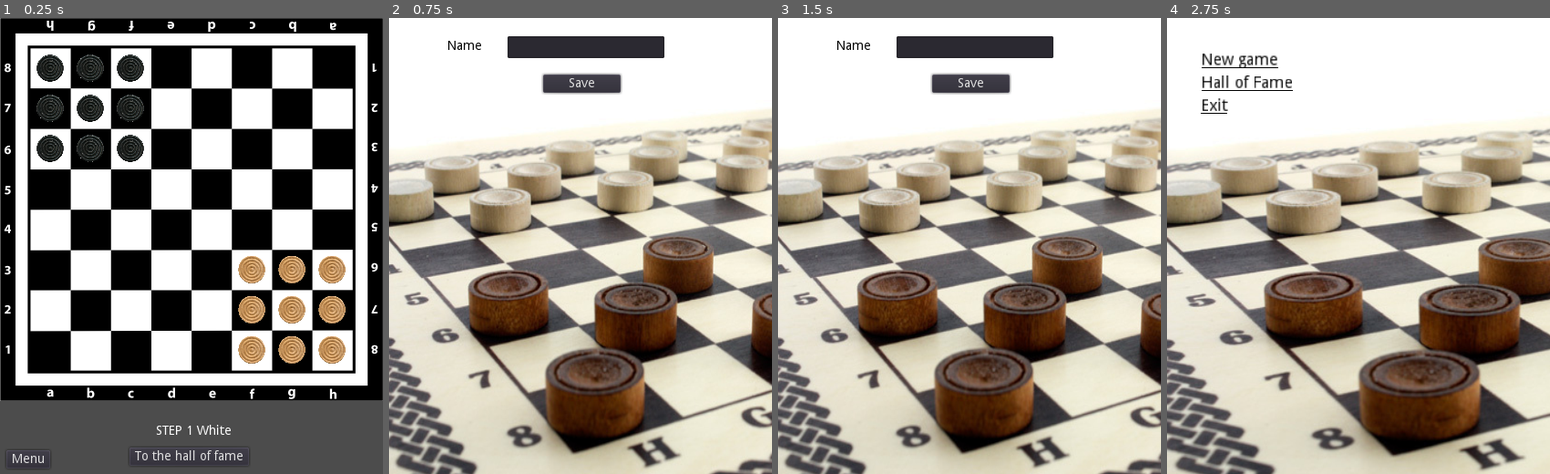
Above: before the commit, frames 1-4 (left to right).
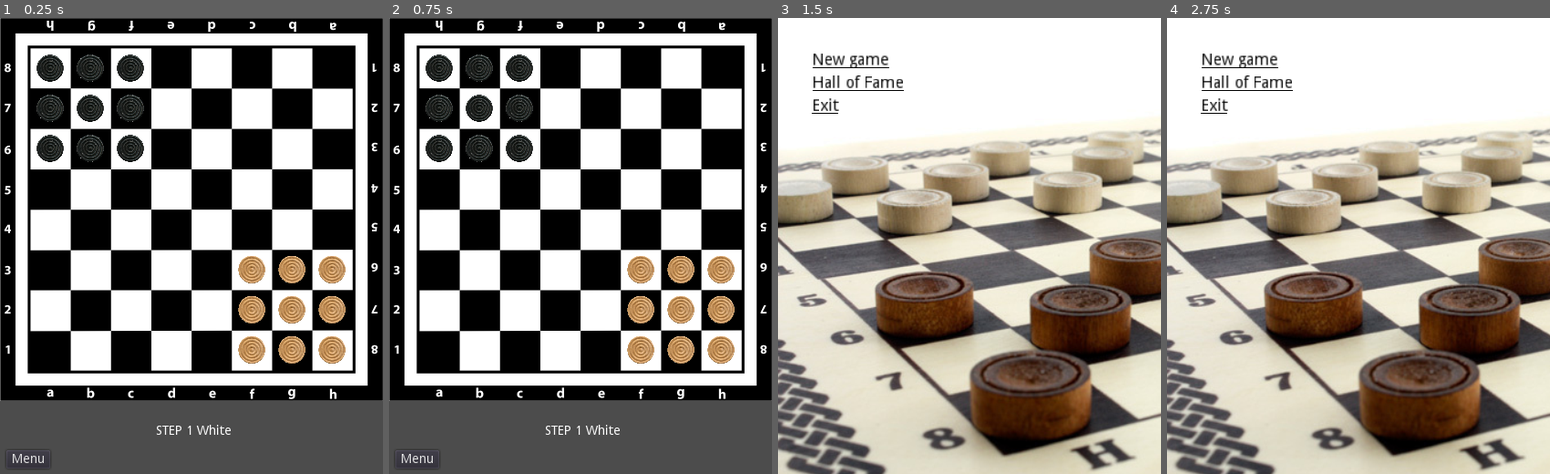
Above: after the commit, the same moments.

Repository: kak-6bl-He-Tak/corners
Game: Godot game, scene res://game.tscn
Two runs of this game, one before a commit and one after it. Both use one fixed random seed, a clock stepped at 60 frames per second and the inputs below. This scene is started directly instead of the project's main scene.
Inputs (mouse positions are in pixels of both pictures, inside the frame that each line leads up to):
- Up to frame 1 (0.25 s): no input
- Up to frame 2 (0.75 s): click (580, 455) at 0.5 s, where only the run before the commit has a clickable "To the hall of fame"
- Up to frame 3 (1.5 s): click (804, 460) at 1.25 s, where only the run after the commit has a clickable "Menu"
- Up to frame 4 (2.75 s): click (1358, 81) at 2 s, where only the run before the commit has a clickable "Save"

The runs differ from the first frame. In frame 1, 0.3% of the frame differs, in the area x 35-64%, y 94-98%; in frame 2, 88%, in the area x 0-100%, y 0-100%; in frame 3, 51%; in frame 4, nothing differs.

Commit message:
опечатка

Diff:
--- a/game.gd
+++ b/game.gd
@@ -57,10 +57,10 @@
 		message.text = "STEP " + str(Print_step) + ' ' + player
 		set_checkers()
 		add_child(message)
-		get_node("button").position.y = 50
+		get_node("button").position.y = 100
 	else :
 		if win == 1 :
-			message.text = "BLAK WINNER!"
+			message.text = "BLACK WINNER!"
 		else :
 			message.text = "WHITE WINNER!"
 		set_checkers()
